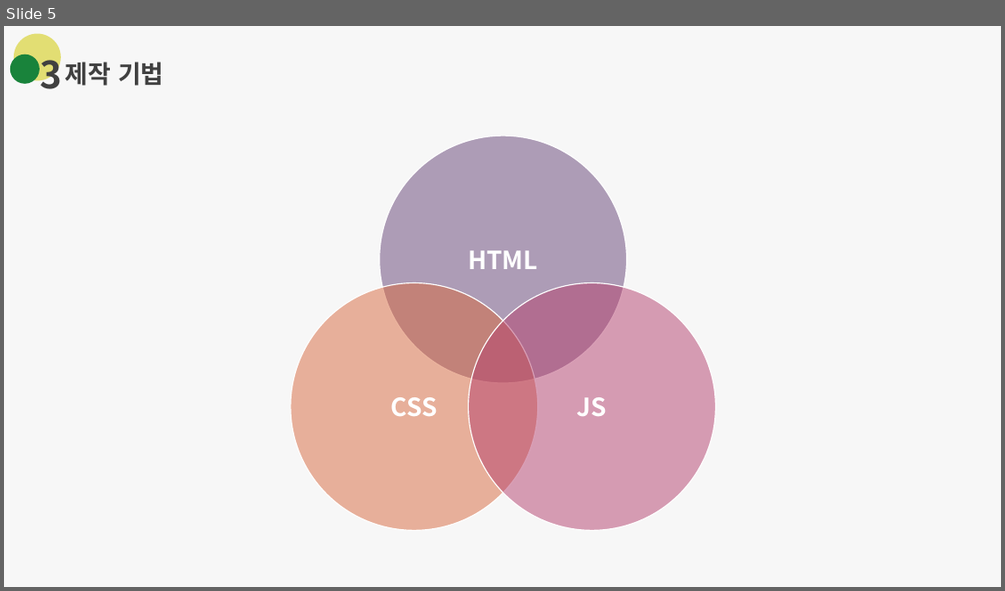
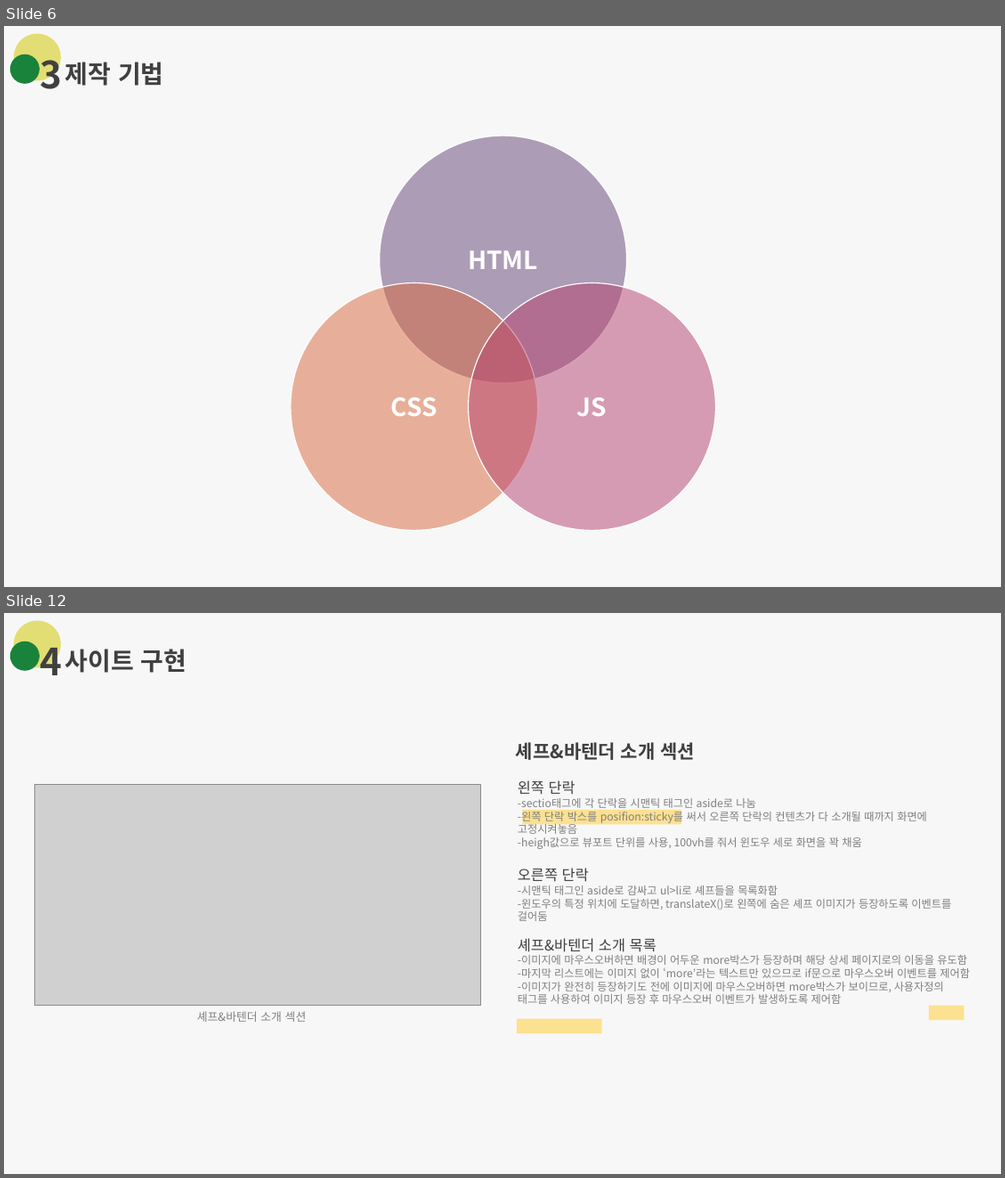
Before and after one commit to Ba-latte/FED-PJ-WBS-youj, a slide deck: 01.웹프로젝트/04.가이드문서/서울미식주간_가이드문서.pptx. Shown one above the other, each under a label of ours: slide 5 before the commit, slides 6 and 12 after it; the slides between them are not shown. The pictures are 1005x591 and 1005x1178 pixels, drawn with LibreOffice and Linux fonts; fonts in the diff are those of the drawing; grey boxes stand for pictures. Boxes give left, top, right and bottom in pixels: in the first picture for what was removed or moved away, otherwise in the second. Text is boxed around its words. In the diff, an @@ line names an element or a change of style, - is before the commit and + after.

```diff
--- a/01.웹프로젝트/04.가이드문서/서울미식주간_가이드문서.pptx
+++ b/01.웹프로젝트/04.가이드문서/서울미식주간_가이드문서.pptx
@@ slide 12 added at <box>4,613,1001,1174</box>, background #F7F7F7 @@
@@ ellipse added at <box>14,620,61,667</box>, fill #E2DE73 @@
@@ text added at <box>40,638,62,685</box>, 36 pt, text #404040, bold @@
+4
@@ ellipse added at <box>10,641,39,671</box>, fill #19833B @@
@@ text added at <box>65,649,187,673</box>, 24 pt, text #404040, bold @@
+사이트 구현
@@ text added at <box>516,742,695,760</box>, 18 pt, text #404040, bold @@
+셰프&바텐더 소개 섹션
@@ picture added at <box>34,784,480,1005</box> @@
@@ text added at <box>518,780,970,1004</box>, 10.5 pt, text #808080 @@
+왼쪽 단락
+-sectio태그에 각 단락을 시맨틱 태그인 aside로 나눔
+-왼쪽 단락 박스를 posifion:sticky를 써서 오른쪽 단락의 컨텐츠가 다 소개될 때까지 화면에 고정시켜놓음
+-heigh값으로 뷰포트 단위를 사용, 100vh를 줘서 윈도우 세로 화면을 꽉 채움
+오른쪽 단락
+-시맨틱 태그인 aside로 감싸고 ul>li로 셰프들을 목록화함
+-윈도우의 특정 위치에 도달하면, translateX()로 왼쪽에 숨은 셰프 이미지가 등장하도록 이벤트를 걸어둠
+셰프&바텐더 소개 목록
+-이미지에 마우스오버하면 배경이 어두운 more박스가 등장하며 해당 상세 페이지로의 이동을 유도함
+-마지막 리스트에는 이미지 없이 ‘more’라는 텍스트만 있으므로 if문으로 마우스오버 이벤트를 제어함
+-이미지가 완전히 등장하기도 전에 이미지에 마우스오버하면 more박스가 보이므로, 사용자정의 태그를 사용하여 이미지 등장 후 마우스오버 이벤트가 발생하도록 제어함
@@ rectangle added at <box>522,810,681,825</box>, fill #FFD966 at 70% opacity @@
@@ text added at <box>197,1011,307,1022</box>, 11 pt, text #808080 @@
+셰프&바텐더 소개 섹션
@@ rectangle added at <box>929,1005,964,1021</box>, fill #FFD966 at 70% opacity @@
@@ rectangle added at <box>517,1018,602,1033</box>, fill #FFD966 at 70% opacity @@
@@ what was slide 5 is now slide 6 @@
```
Also in this commit, not shown: 5 slides changed, 7 other slides added, 12 other files.
